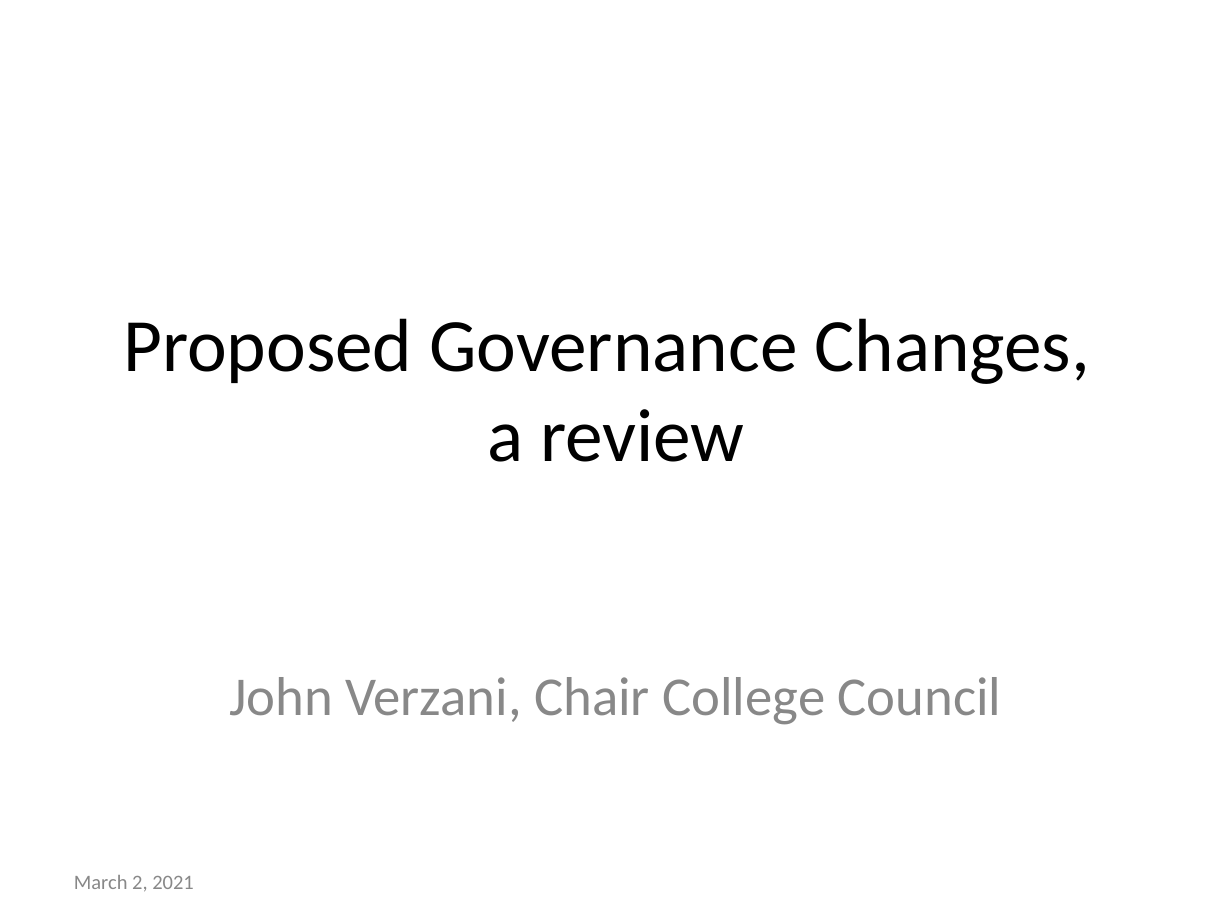
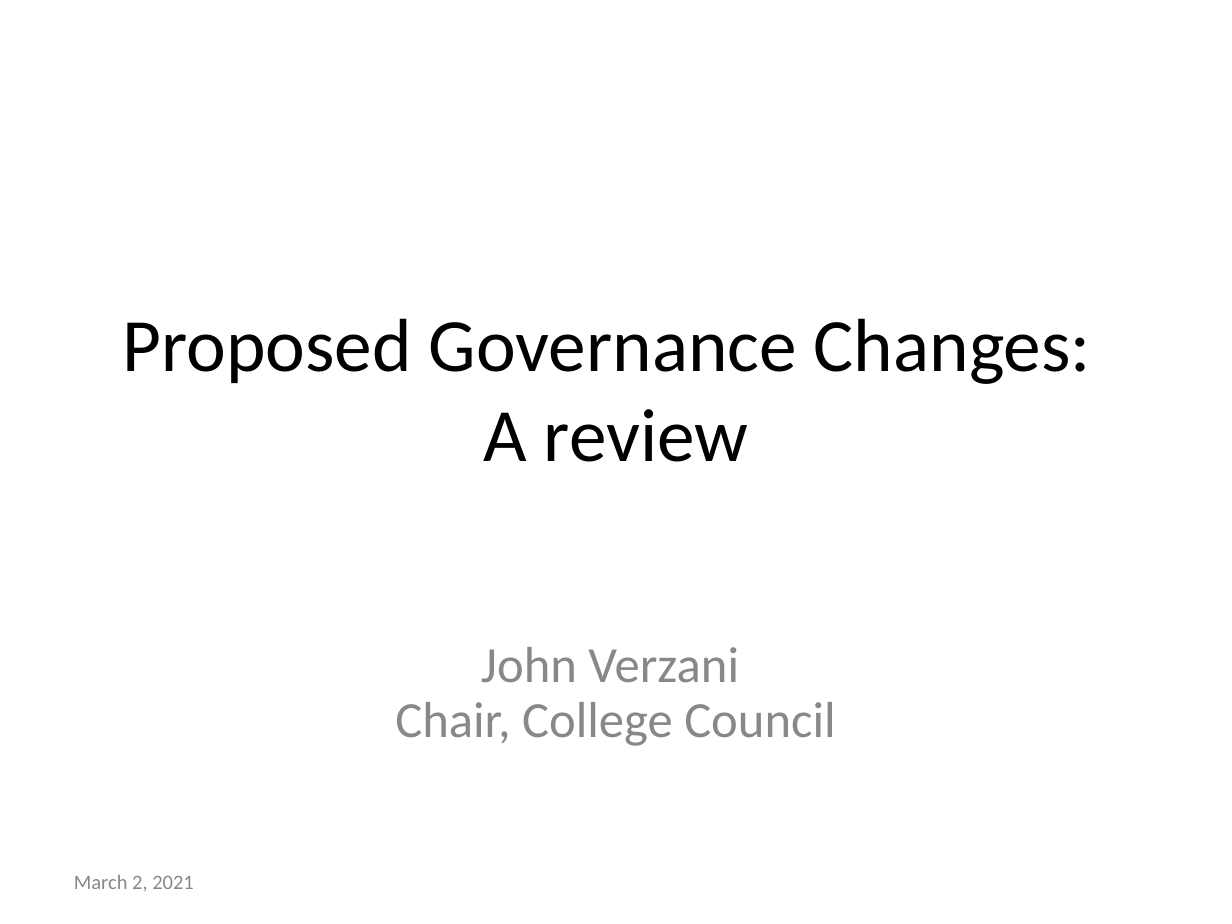
Before and after one commit to csi-covid19/csi-covid19.github.io, a slide deck: slide 1 of CCFS/Mar-SpecialMeeting/Proposed-changes.pptx. Drawn at 1232x924 pixels with LibreOffice and Linux fonts; fonts in the diff are those of the drawing. Boxes give left, top, right and bottom in pixels: in the first picture for what was removed or moved away, otherwise in the second. Text is boxed around its words. In the diff, an @@ line names an element or a change of style, - is before the commit and + after.

```diff
--- a/CCFS/Mar-SpecialMeeting/Proposed-changes.pptx
+++ b/CCFS/Mar-SpecialMeeting/Proposed-changes.pptx
@@ title at bbox=[123, 318, 1091, 462]: text changed @@
-Proposed Governance Changes,
-a review
+Proposed Governance Changes:
+A review
@@ subtitle at bbox=[395, 647, 835, 746]: text changed; size 32 to 29.6 pt @@
-John Verzani, Chair College Council
+John Verzani
+Chair, College Council
```
Also in this commit, not shown: 10 other slides changed, 1 slide added.
